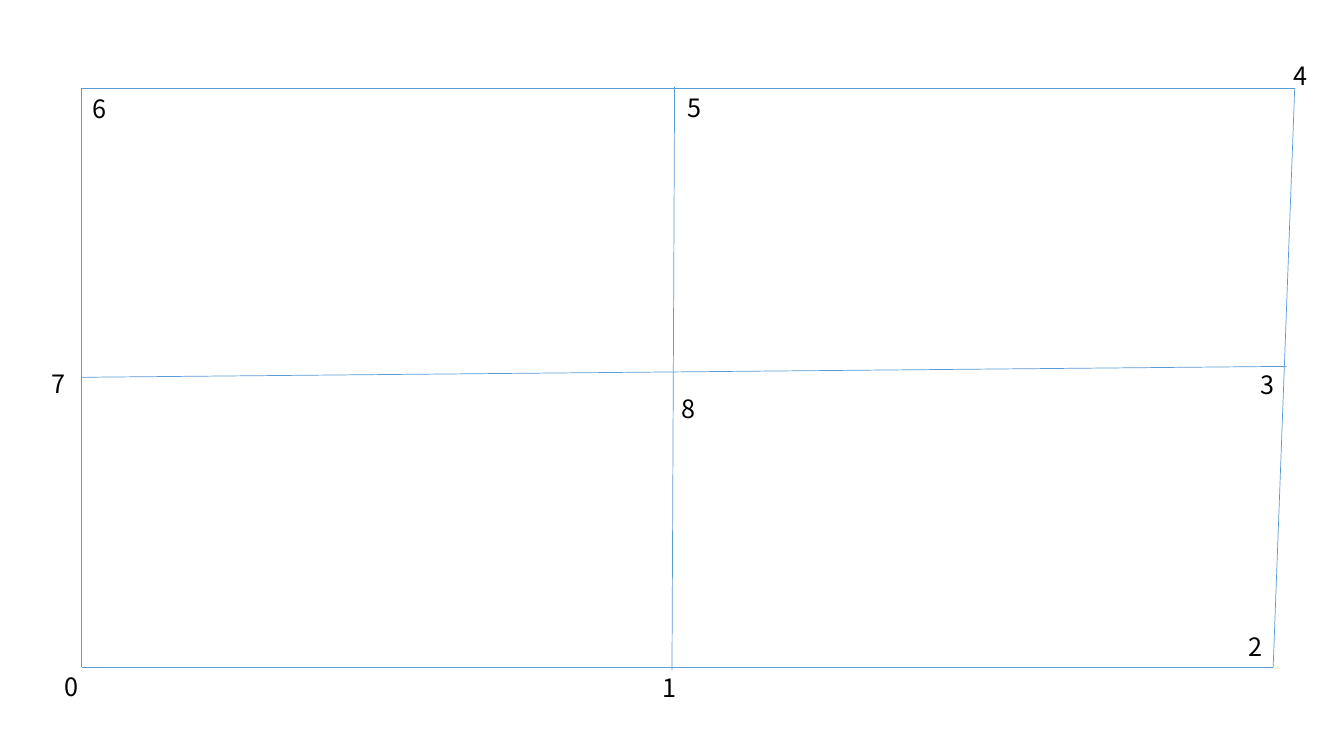
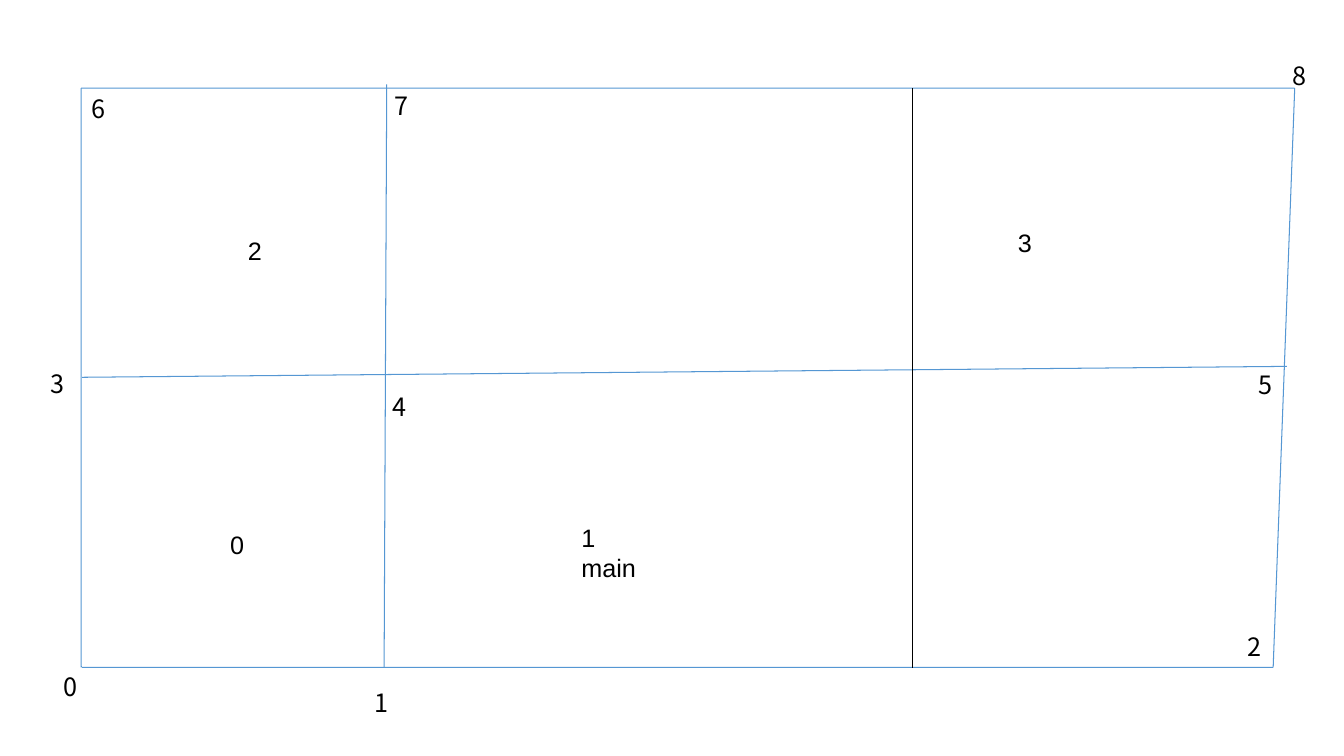
Before and after one commit to gaoak/Mesh2D, a slide deck: slide 1 of meshdivision.pptx. Drawn at 1344x756 pixels with LibreOffice and Linux fonts; fonts in the diff are those of the drawing. Boxes give left, top, right and bottom in pixels: in the first picture for what was removed or moved away, otherwise in the second. Text is boxed around its words. In the diff, an @@ line names an element or a change of style, - is before the commit and + after.

```diff
--- a/meshdivision.pptx
+++ b/meshdivision.pptx
@@ text "8" rewrapped from [682, 399, 696, 419] to [1293, 66, 1307, 91] @@
@@ line (82, 88) - (82, 667): stroke #5B9BD5 0.5 pt to #5597D3 0.75 pt @@
@@ line (82, 88) - (1295, 88): stroke #5B9BD5 0.5 pt to #5597D3 0.75 pt @@
@@ line added from (387, 85) to (384, 667), #5597D3 0.75 pt @@
@@ text "7": place and size @@
-text "7" at [51, 374, 65, 393]
+text "7" at [395, 96, 409, 115]
@@ line removed from (675, 87) to (673, 670) @@
@@ line added from (913, 88) to (913, 667), #000000 0.75 pt @@
@@ line (1273, 667) - (1295, 88): stroke #5B9BD5 0.5 pt to #5597D3 0.75 pt @@
@@ text added at [1018, 234, 1032, 253], 18 pt, text #000000 @@
+3
@@ text added at [248, 242, 262, 260], 18 pt, text #000000 @@
+2
@@ text "3": place and size @@
-text "3" at [1260, 375, 1274, 395]
+text "3" at [50, 374, 64, 394]
@@ line (83, 377) - (1288, 366): stroke #5B9BD5 0.5 pt to #5597D3 0.75 pt @@
@@ text "4" rewrapped from [1294, 66, 1308, 91] to [393, 397, 407, 416] @@
@@ text "5": place and size @@
-text "5" at [688, 98, 702, 118]
+text "5" at [1259, 375, 1273, 395]
@@ text added at [230, 536, 244, 555], 18 pt, text #000000 @@
+0
@@ text added at [581, 529, 636, 578], 18 pt, text #000000 @@
+1 main
@@ line (83, 667) - (1273, 667): stroke #5B9BD5 0.5 pt to #5597D3 0.75 pt @@
@@ text "1": place and size @@
-text "1" at [662, 678, 676, 697]
+text "1" at [375, 693, 389, 712]
```
Also in this commit, not shown: 3 other files.
